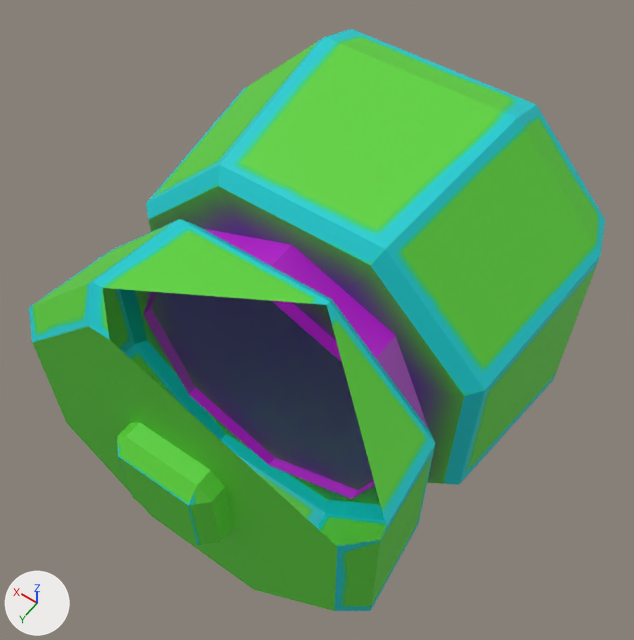
One commit to the OBJ model models/production/exports/magnet_electrical.obj: the scene before it, then after it.
One viewpoint serves both versions: a camera (50 mm lens) standing at (0.53, 2.0, 3.28) and looking at (2.0, -0.05, 0.05). The lights are fixed; the arrows at lower left show +X, +Y and +Z. Everything nearer to the camera than a plane just in front of the edit is cut away. Where no turn or scale is listed for an object, it has been applied to the vertices.

Objects in the first picture: 'electrical-magnet'.
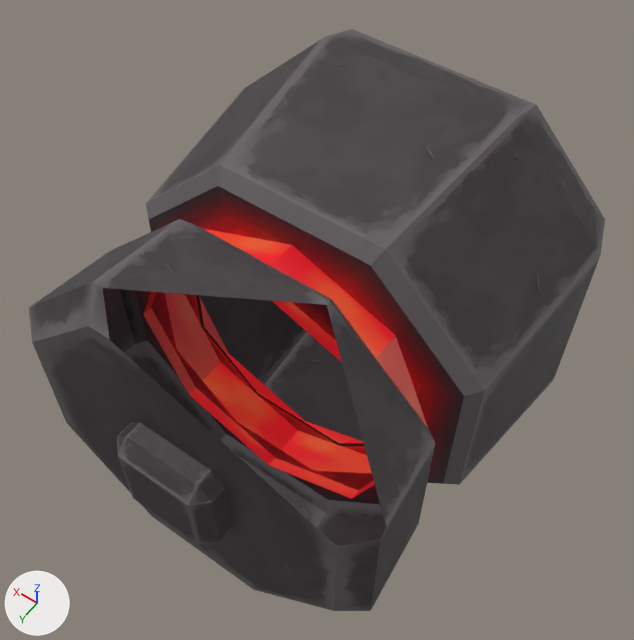
The change in detail:
Picture 'TEX_magnet_electrical-S.png' (img_tex_magnet_electrical_s_png) is new.
Material 'magnet-electrical' (mat_magnet_electrical) changes its picture from img_map_magnet_electrical_png to img_tex_magnet_electrical_s_png.
me_electrical_magnet is used by ob_electrical_magnet; location (0.0, 0.0, 0.0).
me_electrical_magnet had 150 vertices, 167 faces and spanned x 1.02..2.98, y -1.0..1.05, z -0.98..0.98.
me_electrical_magnet now has 164 vertices, 167 faces and spans x 1.02..2.98, y -1.0..1.05, z -0.98..0.98.
Part 1, on me_electrical_magnet:
2 vertices are removed from x 2.0, y 0.12..0.32, z -0.01..0.0.
16 faces are deleted.
16 vertices are added at x 1.41..2.59, y 0.12..0.32, z -0.59..0.59.
16 new faces join them.
me_electrical_magnet part 2: 113 kept faces spanning x 1.02..2.98, y -1.0..1.05, z -0.98..0.98 get new texture (UV) coordinates.

What differs and where, as boxes [x1, y1, x2, y2] in the pictures (634 x 640 px; the box of a moved part takes in the faces that stretch with it):
'electrical-magnet', surface changed, reshaped (green to grey): [29, 29, 605, 611] in both
part 1 of me_electrical_magnet, moved or reshaped: [135, 186, 464, 504] in both
part 2 of me_electrical_magnet, surface changed: [29, 29, 605, 611] in both
